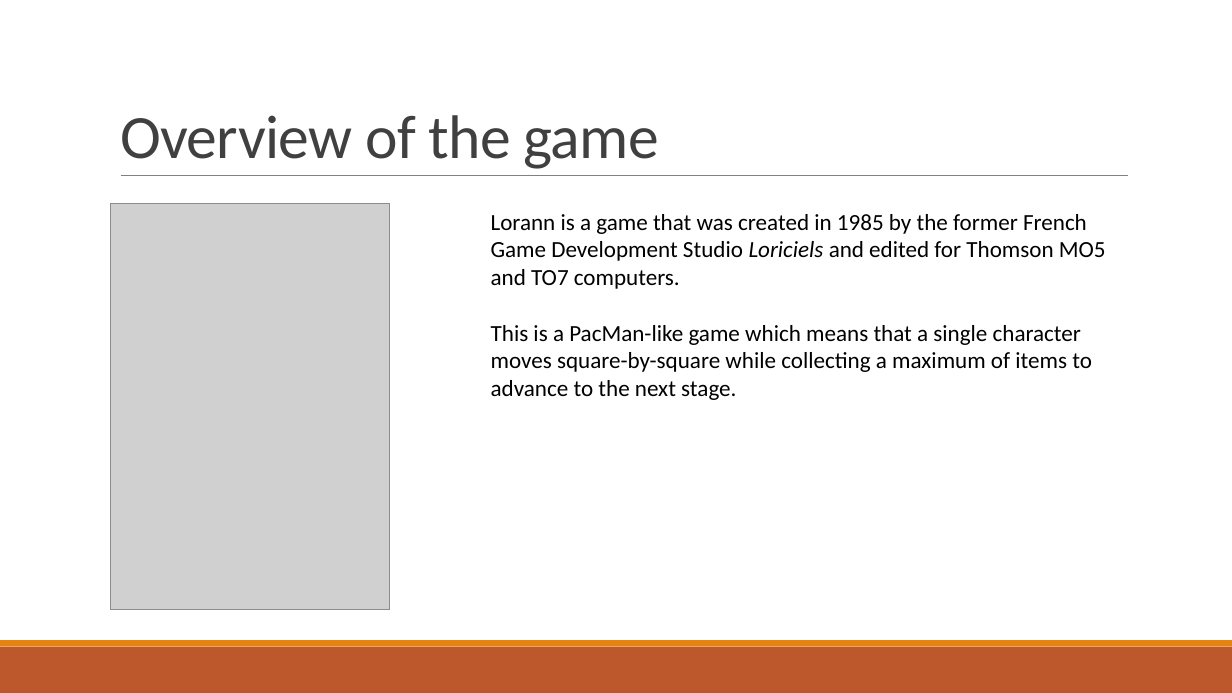
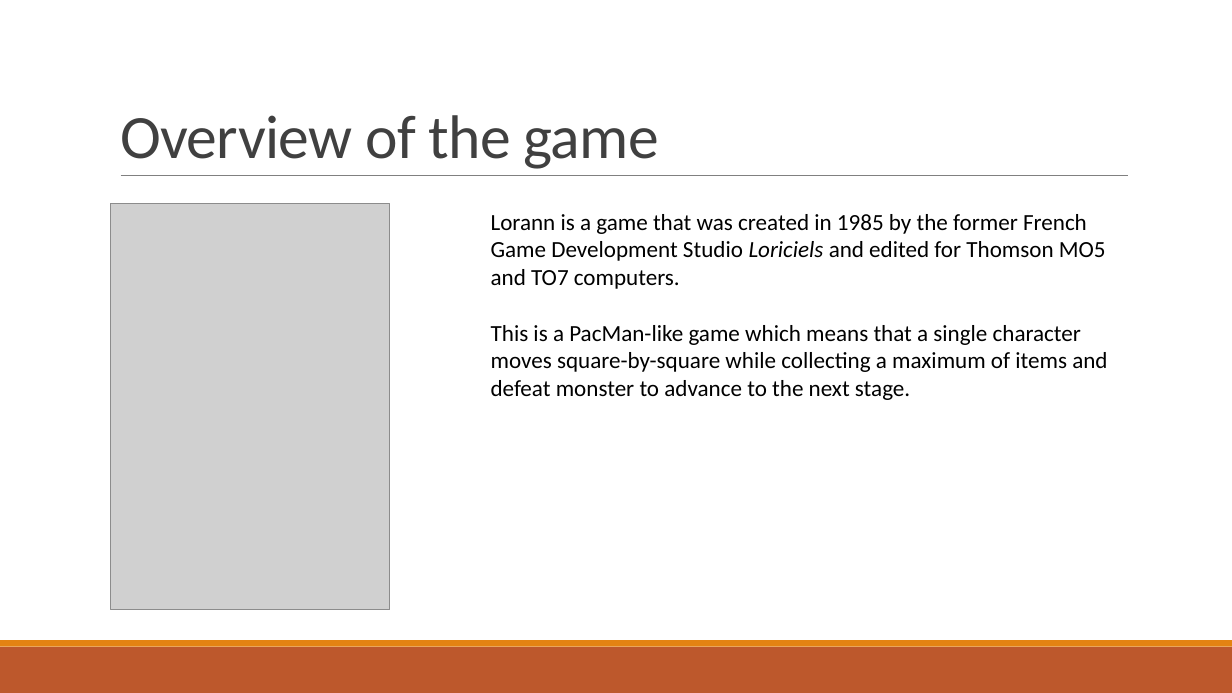
Before and after one commit to Studisys/Lorann-Java-Project----Exia-CESI-A1, a slide deck: slide 4 of Deliverables/Lorann - PowerPoint.pptx. Drawn at 1232x693 pixels with LibreOffice and Linux fonts; fonts in the diff are those of the drawing; grey boxes stand for pictures. Boxes give left, top, right and bottom in pixels: in the first picture for what was removed or moved away, otherwise in the second. Text is boxed around its words. In the diff, an @@ line names an element or a change of style, - is before the commit and + after.

```diff
--- a/Deliverables/Lorann - PowerPoint.pptx
+++ b/Deliverables/Lorann - PowerPoint.pptx
@@ text at box(491, 325, 1107, 400): text changed @@
-This is a PacMan-like game which means that a single character moves square-by-square while collecting a maximum of items to advance to the next stage.
+This is a PacMan-like game which means that a single character moves square-by-square while collecting a maximum of items and defeat monster to advance to the next stage.
```
Also in this commit, not shown: 4 other slides changed, 4 slides added, 2 slides removed, 1 other file.
